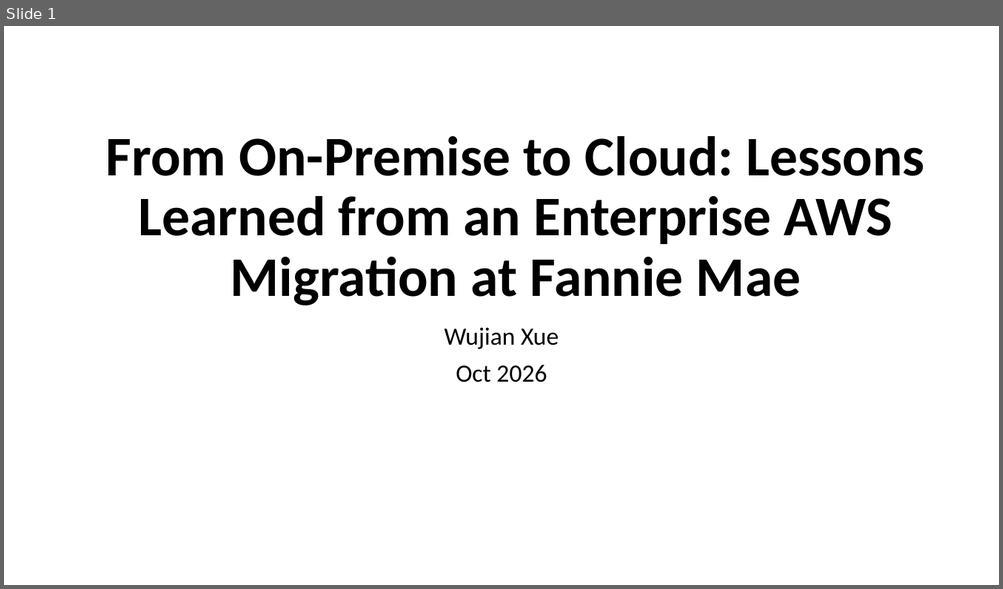
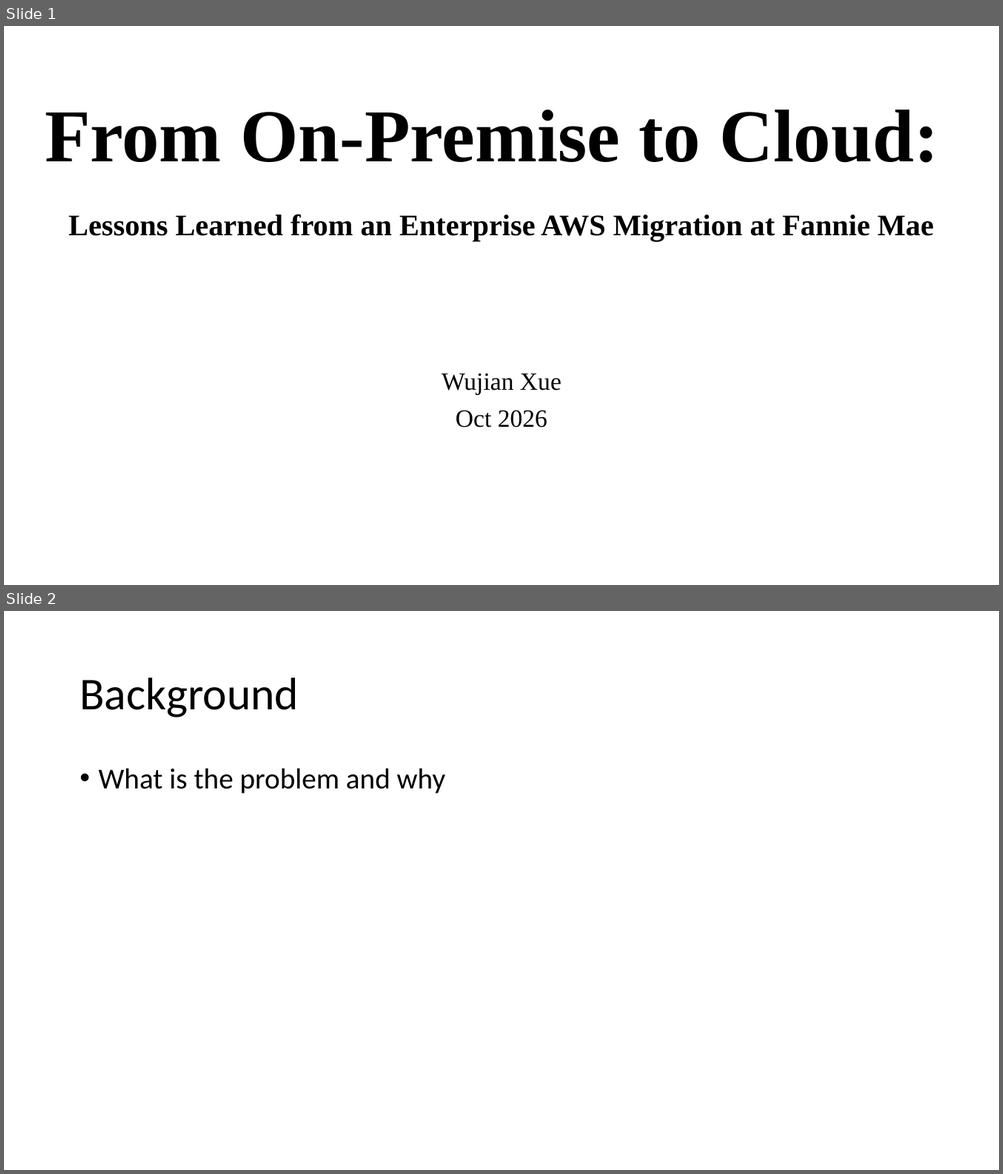
Before and after one commit to wx2123/WSDS-2026-OH, a slide deck: 2026 WSDS - Wujian Xue.pptx. Shown one above the other, each under a label of ours: slide 1 before the commit, slides 1 and 2 after it. The pictures are 1003x589 and 1003x1174 pixels, drawn with LibreOffice and Linux fonts; fonts in the diff are those of the drawing. Boxes give left, top, right and bottom in pixels: in the first picture for what was removed or moved away, otherwise in the second. Text is boxed around its words. In the diff, an @@ line names an element or a change of style, - is before the commit and + after.

```diff
--- a/2026 WSDS - Wujian Xue.pptx
+++ b/2026 WSDS - Wujian Xue.pptx
@@ slide 2 added at (4, 611, 999, 1170), background #FFFFFF @@
@@ title added at (79, 678, 299, 718), 44 pt, text #000000 @@
+Background
@@ text added at (99, 768, 446, 794), 28 pt, text #000000 @@
+• What is the problem and why
@@ slide 1 changed as well @@
@@ title "From On-Premise to Cloud: Lessons ...": place and size @@
-title "From On-Premise to Cloud: Lessons ..." at (106, 136, 925, 306)
+title "From On-Premise to Cloud: Lessons ..." at (45, 110, 939, 242)
@@ title "From On-Premise to Cloud: Lessons ..." at (45, 110, 939, 242): size 54 to 72 pt in "From On-Premise to Cloud:"; size 54 to 28.8 pt in "Lessons Learned from an Enterprise AWS Migration ..."; font Calibri to Times New Roman @@
@@ subtitle "Wujian Xue": place and size @@
-subtitle "Wujian Xue" at (444, 328, 558, 383)
+subtitle "Wujian Xue" at (441, 373, 561, 428)
@@ subtitle "Wujian Xue" at (441, 373, 561, 428): font Calibri to Times New Roman @@
```
Also in this commit, not shown: 4 other slides added.
